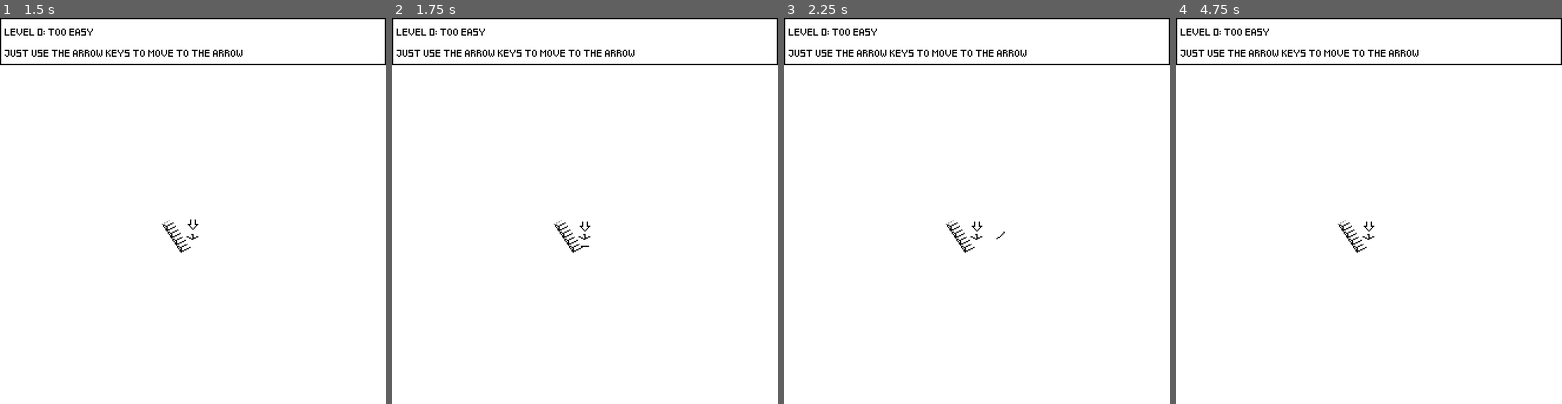
Above: before the commit, frames 1-4 (left to right).
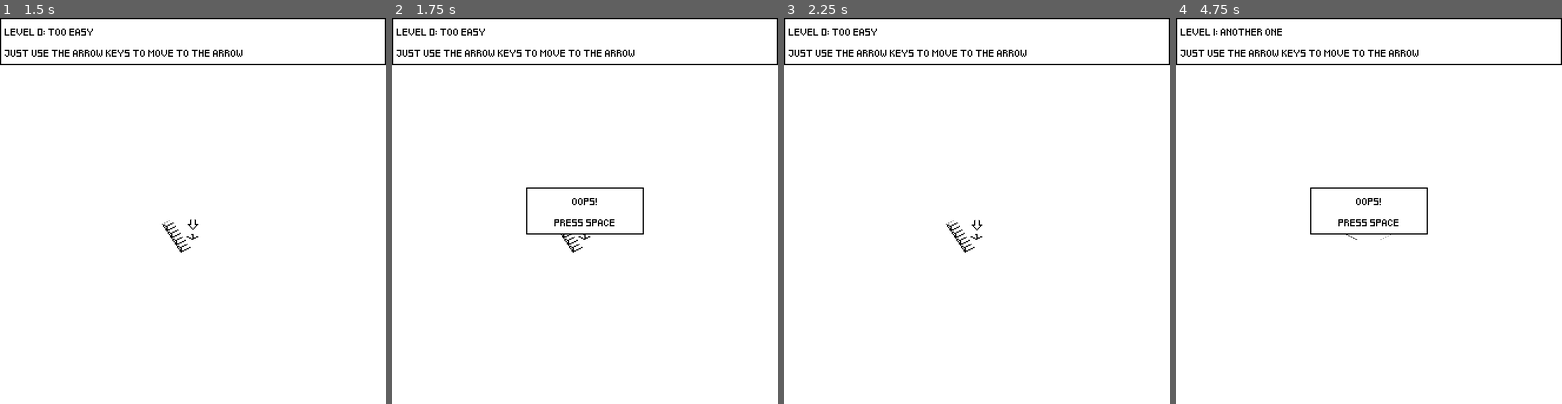
Above: after the commit, the same moments.

Repository: jlcarr/IsoMAZEtric
Game: Godot game, scene res://Main.tscn
Same seed, same stepped clock (60 frames per second), same inputs: the game is played once before the commit and once after it.
Inputs:
- Up to frame 1 (1.5 s): hold Right (ui_right) 0.53-1.28 s; hold Space (ui_jump) 0.53-1.28 s; tap Enter at 1.25 s; hold Down (ui_down) from 1.28 s (still down); tap Space (ui_jump) at 1.35 s
- Up to frame 2 (1.75 s): keep holding Down (ui_down); tap Space (ui_jump) at 1.52 s
- Up to frame 3 (2.25 s): tap Space (ui_jump) at 1.82 s; release Down (ui_down) at 2.03 s; hold Right (ui_right) from 2.03 s (still down); hold Space (ui_jump) from 2.03 s (still down)
- Up to frame 4 (4.75 s): release Right (ui_right) at 2.78 s; release Space (ui_jump) at 2.78 s; hold Up (ui_up) 2.78-3.53 s; tap Space (ui_jump) at 2.85, 3.02, 3.32, 4.35, 4.52 s; hold Space (ui_jump) 3.53-4.28 s; hold Left (ui_left) from 3.53 s (still down); tap Enter at 4.25 s

Frame 1 is identical in both runs. In frame 2, 0.5% of the frame differs, in the area x 34-66%, y 43-60%; in frame 3, less than 0.1%; in frame 4, 0.7%, in the area x 10-66%, y 2-61%.

Commit message:
Added loss messages

Diff:
--- a/src/Levels.gd
+++ b/src/Levels.gd
@@ -2,11 +2,14 @@
 
 var current_level = 0
 
+var victory = false
+
 func level_up():
-	if self.current_level+1 < self.levels.size():
+	if victory and self.current_level+1 < self.levels.size():
 		self.current_level += 1
+	victory = false
+	get_tree().paused = false
 	get_tree().reload_current_scene()
-	get_tree().paused = false
 
 const levels = [
 	{
--- a/src/Main.gd
+++ b/src/Main.gd
@@ -2,7 +2,7 @@
 
 onready var LevelName = get_node("LevelText/Container/LevelName")
 onready var LevelHint = get_node("LevelText/Container/LevelHint")
-
+onready var FinishLabel = get_node("Finish").find_node("Label")
 
 # Load all the tiles
 #const Cube = preload("Tiles/Cube/Cube.tscn")
@@ -25,6 +25,7 @@
 onready var player = self.find_node("Player")
 
 func _ready():
+	get_tree().paused = false
 	obj_list.append(player)
 	var level = Levels.levels[Levels.current_level]
 
@@ -50,7 +51,12 @@
 
 func finish_line():
 	get_tree().paused = true
-	get_node("AnimationPlayer").play("Message")
+	#get_node("AnimationPlayer").play("Message")
+	if Levels.victory:
+		FinishLabel.text = "CONGRATULATION!"
+	else:
+		FinishLabel.text = "OOPS!"
+	get_node("Finish").show()
 
 func construct_level(level_array):
 	var offset = Vector3()
--- a/src/Main.tscn
+++ b/src/Main.tscn
@@ -75,10 +75,10 @@
 anchor_top = 0.5
 anchor_right = 0.5
 anchor_bottom = 0.5
-margin_left = -214.0
-margin_top = -184.0
-margin_right = -114.0
-margin_bottom = -144.0
+margin_left = -50.0
+margin_top = -20.0
+margin_right = 50.0
+margin_bottom = 20.0
 size_flags_horizontal = 4
 size_flags_vertical = 4
 custom_styles/panel = SubResource( 1 )
--- a/src/Tiles/Marker/Marker.gd
+++ b/src/Tiles/Marker/Marker.gd
@@ -10,7 +10,7 @@
 
 
 func _on_Marker_body_entered(body):
-	#Levels.level_up()
+	Levels.victory = true
 	get_tree().get_current_scene().finish_line()
 	#if "orig" in body:
 	#	body.position(body.orig)
--- a/src/Tiles/Player/player.gd
+++ b/src/Tiles/Player/player.gd
@@ -56,4 +56,5 @@
 		fall_speed = JUMP_FORCE
 
 	if self.transform.origin.y < -20:
-		self.position(orig)
+		#self.position(orig)
+		get_tree().get_current_scene().finish_line()
